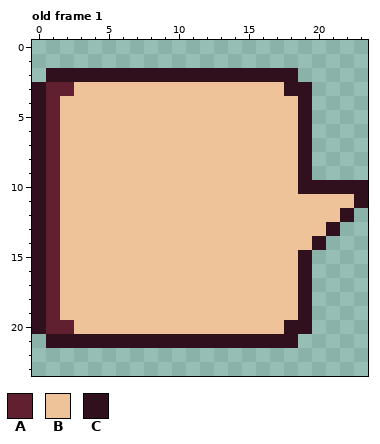
One commit to this pixel-art file: Source/Sprites/aseprite/Speech.aseprite. The picture above is the old version.
24x24 pixels, 1 frame. Shown: old frame 1. The commit also changed other frames, which this record leaves out.
Palette (. is transparent): A #61202f  B #eec39a  C #30101d
Pixels before, old frame 1, first column x 0:
 2 .CCCCCCCCCCCCCCCCCC.....
 3 CAABBBBBBBBBBBBBBBCC....
 4 CABBBBBBBBBBBBBBBBBC....
 5 CABBBBBBBBBBBBBBBBBC....
 6 CABBBBBBBBBBBBBBBBBC....
 7 CABBBBBBBBBBBBBBBBBC....
 8 CABBBBBBBBBBBBBBBBBC....
 9 CABBBBBBBBBBBBBBBBBC....
10 CABBBBBBBBBBBBBBBBBCCCCC
11 CABBBBBBBBBBBBBBBBBBBBBC
12 CABBBBBBBBBBBBBBBBBBBBC.
13 CABBBBBBBBBBBBBBBBBBBC..
14 CABBBBBBBBBBBBBBBBBBC...
15 CABBBBBBBBBBBBBBBBBC....
16 CABBBBBBBBBBBBBBBBBC....
17 CABBBBBBBBBBBBBBBBBC....
18 CABBBBBBBBBBBBBBBBBC....
19 CABBBBBBBBBBBBBBBBBC....
20 CAABBBBBBBBBBBBBBBCC....
21 .CCCCCCCCCCCCCCCCCC.....
The result:
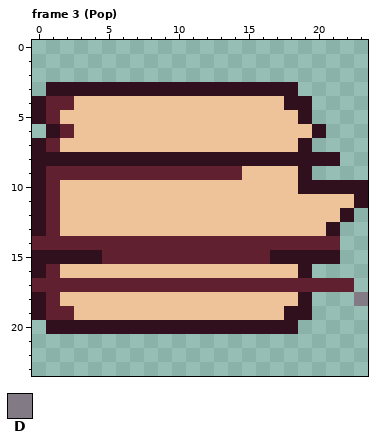
Colours new in this view: D #827b85
A new or re-ordered frame is compared with the old frame closest to it.
The commit says: Speech bubble pop animation
Changes in this commit:
frames 1 -> 8
Frame 3 (Pop) is new; against old frame 1:
y 2: x 1..18 CCCCCCCCCCCCCCCCCC -> ..................
y 3: x 0..17 CAABBBBBBBBBBBBBBB -> .CCCCCCCCCCCCCCCCC; x 19 C -> .
y 4: x 2 B -> A; x 18 B -> C
y 6: x 0..2 CAB -> .CA; x 19..20 C. -> BC
y 8: x 1..18 ABBBBBBBBBBBBBBBBB -> CCCCCCCCCCCCCCCCCC; x 20..21 .. -> CC
y 9: x 2..14 BBBBBBBBBBBBB -> AAAAAAAAAAAAA
y 14: x 0 C -> A; x 2..21 BBBBBBBBBBBBBBBBBBC. -> AAAAAAAAAAAAAAAAAAAA
y 15: x 1..18 ABBBBBBBBBBBBBBBBB -> CCCCAAAAAAAAAAAACC; x 20..21 .. -> CC
y 17: x 0 C -> A; x 2..22 BBBBBBBBBBBBBBBBBC... -> AAAAAAAAAAAAAAAAAAAAA
y 18: x 23 . -> D
y 19: x 2 B -> A; x 18 B -> C
y 20: x 0..17 CAABBBBBBBBBBBBBBB -> .CCCCCCCCCCCCCCCCC; x 19 C -> .
y 21: x 1..18 CCCCCCCCCCCCCCCCCC -> ..................
Boxes around the changes in both pictures, in picture pixels (x1, y1, x2, y2):
changed: (32, 68, 368, 348)
